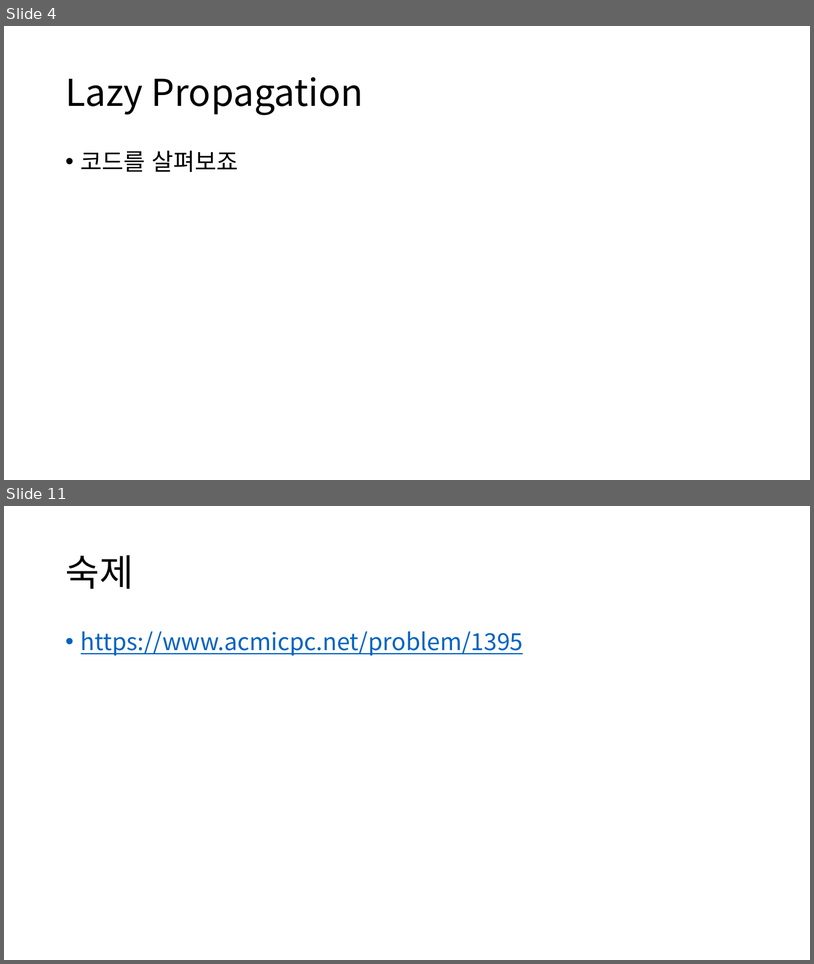
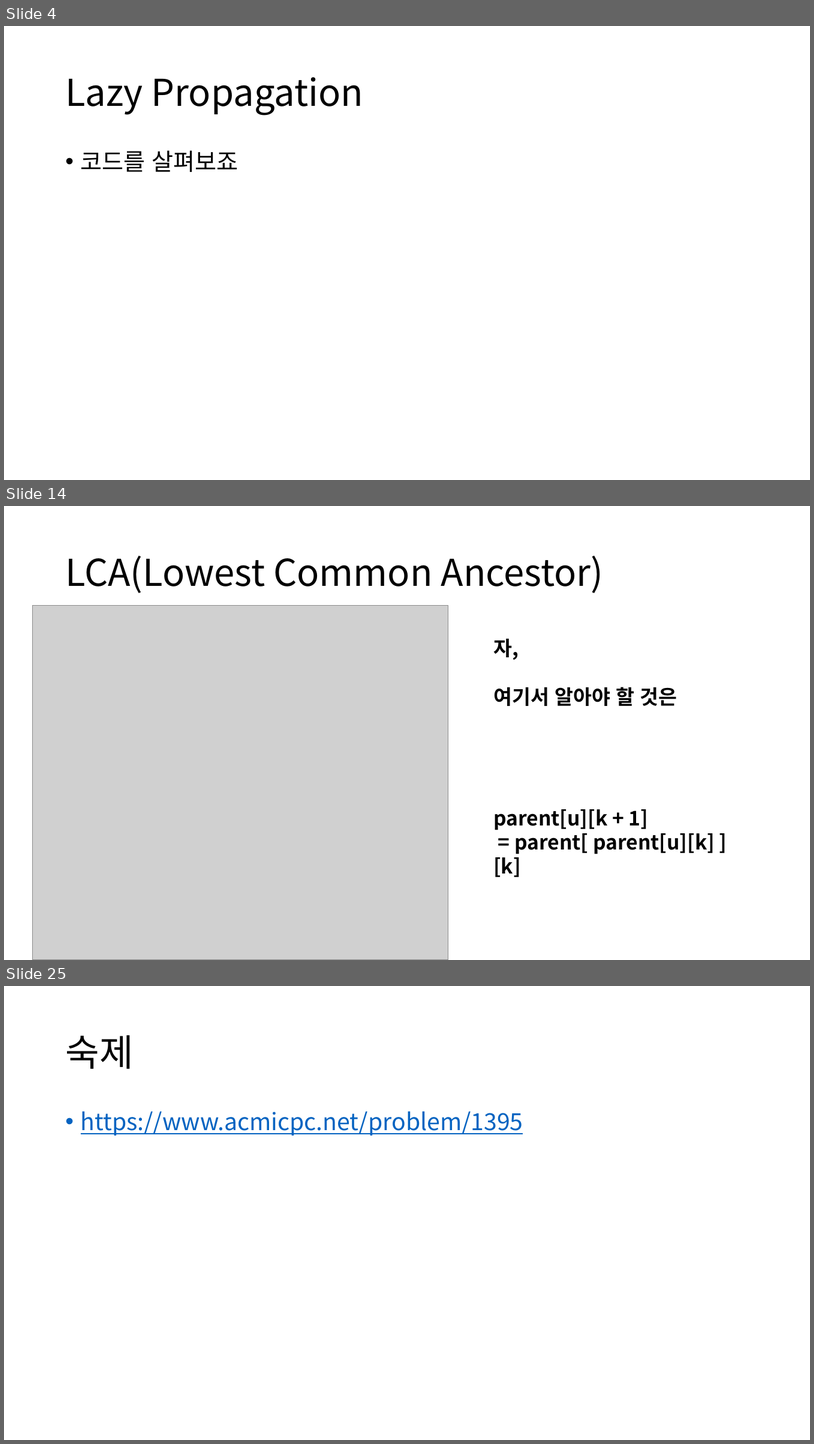
Before and after one commit to ALGOSOPT/algosopt, a slide deck: Chapter24/Lazy Propagation and LCA.pptx. Shown one above the other, each under a label of ours: slides 4 and 11 before the commit, slides 4, 14 and 25 after it; the slides between them are not shown. The pictures are 814x964 and 814x1444 pixels, drawn with LibreOffice and Linux fonts; fonts in the diff are those of the drawing; grey boxes stand for pictures. Boxes give left, top, right and bottom in pixels: in the first picture for what was removed or moved away, otherwise in the second. Text is boxed around its words. In the diff, an @@ line names an element or a change of style, - is before the commit and + after.

```diff
--- a/Chapter24/Lazy Propagation and LCA.pptx
+++ b/Chapter24/Lazy Propagation and LCA.pptx
@@ slide 14 added at [4,506,810,960], background #FFFFFF @@
@@ title added at [65,556,604,593], 44 pt, text #000000 @@
+LCA(Lowest Common Ancestor)
@@ picture added at [32,605,449,960] @@
@@ text added at [494,639,715,877], 24 pt, text #000000, bold @@
+자,
+여기서 알아야 할 것은
+parent[u][k + 1]
+= parent[ parent[u][k] ][k]
@@ what was slide 11 is now slide 25 @@
```
Also in this commit, not shown: 1 slide changed, 15 other slides added, 2 slides removed, 2 other files.
